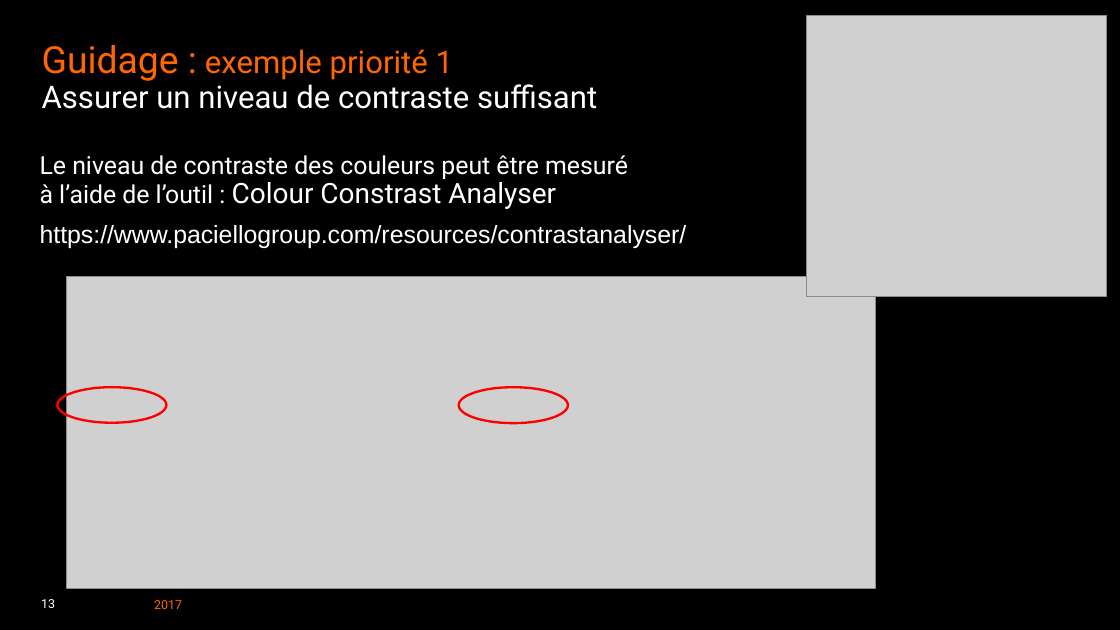
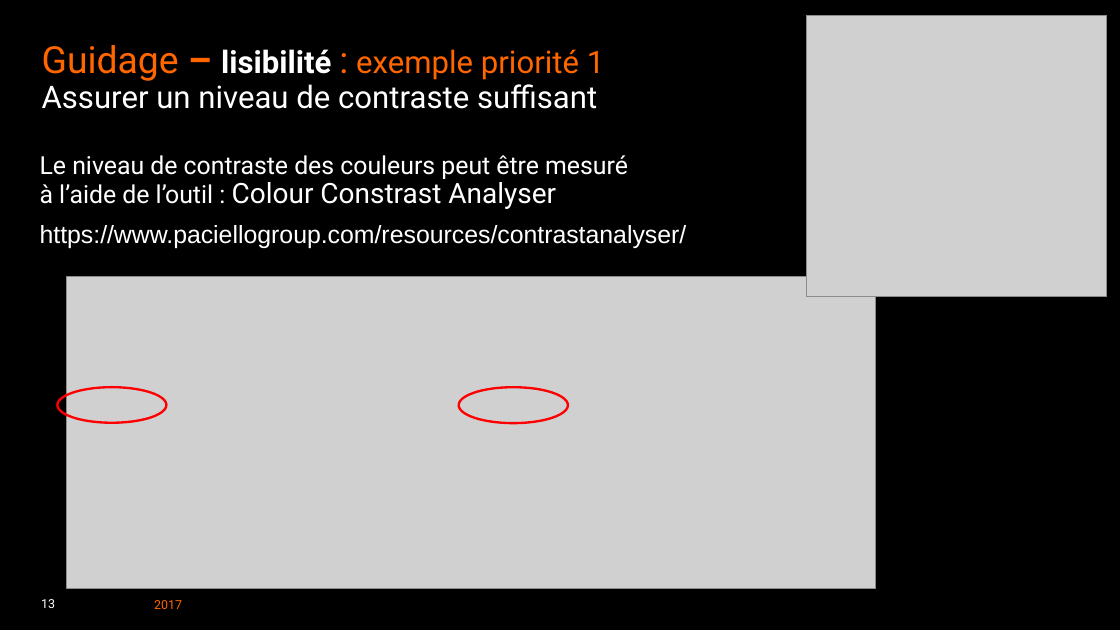
Before and after one commit to Aniort/PW2017, a slide deck: slide 13 of pw2017-Ergo a11y VT.ppt. Drawn at 1120x630 pixels with LibreOffice and Linux fonts; fonts in the diff are those of the drawing; grey boxes stand for pictures; background and template pictures are left out. Boxes give left, top, right and bottom in pixels: in the first picture for what was removed or moved away, otherwise in the second. Text is boxed around its words. In the diff, an @@ line names an element or a change of style, - is before the commit and + after.

```diff
--- a/pw2017-Ergo a11y VT.ppt
+++ b/pw2017-Ergo a11y VT.ppt
@@ title at [42,45,604,109]: text changed @@
-Guidage : exemple priorité 1
-Assurer un niveau de contraste suffisant
+Guidage – lisibilité : exemple priorité 1
+Assurer un niveau de contraste suffisant
```
Also in this commit, not shown: 22 other slides changed, 1 slide added, 3 slides removed, 7 other files.
